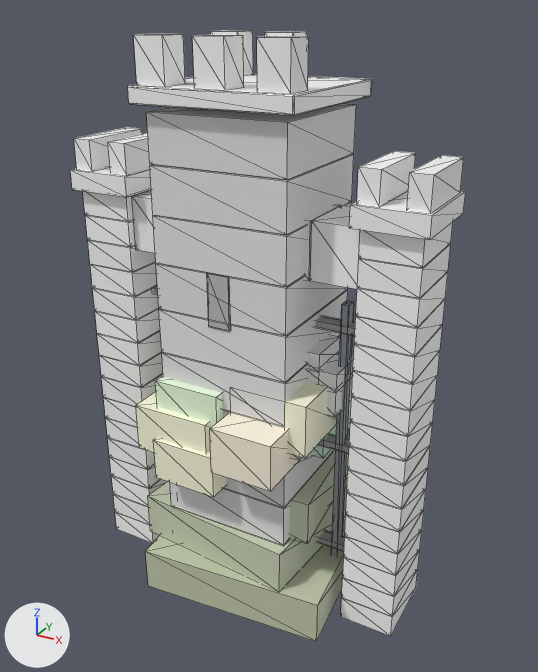
The glTF model public/assets/world/ruins-kit/sunlit-ruins-kit.glb: old version first, new version second.
Rendered twice from a camera (50 mm lens) standing at (5.66, -9.86, 9.6) and looking at (0.16, 0.12, 4.6). Arrows for +X, +Y and +Z are at lower left; the lights stay in place. The picture after the commit comes second. Mesh edges are drawn as thin lines. Vertices at exactly the same position are counted once.

Objects in the first picture: 'arch', 'distant_tower', 'king_gate', 'rock_terrace', 'tree'.
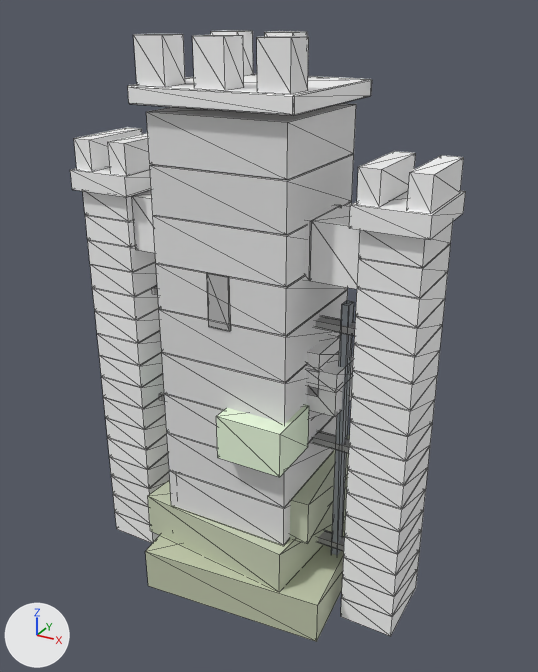
Pixel boxes (x1, y1, x2, y2) of what changed, in the pictures (538 x 672 px; the box of a moved part takes in the faces that stretch with it):
'tree', reshaped
    before: (136, 376, 351, 497)
    after: (216, 405, 309, 477)
part 1 of me_cube_166, moved or reshaped (not visible afterwards)
    before: (210, 413, 301, 491)
part 2 of me_cube_166, moved or reshaped (not visible afterwards)
    before: (231, 382, 337, 458)
part 3 of me_cube_166, moved or reshaped (not visible afterwards)
    before: (136, 392, 210, 453)
part 4 of me_cube_166, moved or reshaped (not visible afterwards)
    before: (155, 376, 223, 428)
part 5 of me_cube_166, moved or reshaped
    before: (153, 438, 226, 497)
    after: (216, 405, 309, 477)
part 6 of me_cube_166, moved or reshaped (not visible afterwards)
    before: (312, 401, 351, 458)
part 7 of me_cube_166, moved or reshaped (not visible afterwards)
    before: (290, 454, 302, 460)

Diff of the bpy script that builds the scene:
```diff
--- a/public/assets/world/ruins-kit/sunlit-ruins-kit.glb.py
+++ b/public/assets/world/ruins-kit/sunlit-ruins-kit.glb.py
@@ me_cube_166 @@
 # used by ob_tree; location = (0.0, 0.0, 0.0)
-me_cube_166.from_pydata(...)  # 120 vertices, 180 faces; spans x -1.81..1.48, y -1.68..1.65, z 0.0..4.32
+me_cube_166.from_pydata(...)  # 120 vertices, 180 faces; spans x -1.48..1.21, y -1.44..1.56, z 0.0..4.59
+# me_cube_166 part 1: the loose piece of 8 vertices spanning x 0.12..1.19, y -1.68..-0.41, z 2.96..3.75 is scaled about its middle by (1.22, 1.17, 1.1), then moved by (-0.2, 1.56, 0.46)
+# me_cube_166 part 2: the loose piece of 8 vertices spanning x 0.17..1.48, y -1.12..0.19, z 3.33..4.21 is scaled about its middle by (0.905, 1.06, 1.13), then moved by (-1.08, 1.15, -0.5)
+# me_cube_166 part 3: the loose piece of 8 vertices spanning x -1.49..-0.12, y -1.43..-0.33, z 2.78..3.6 is scaled about its middle by (0.821, 1.23, 0.978), then moved by (0.4, 0.78, 0.74)
+# me_cube_166 part 4: the loose piece of 8 vertices spanning x -1.16..0.01, y -1.3..-0.22, z 3.16..4.08 is scaled about its middle by (0.89, 1.36, 0.824), then moved by (-0.26, 0.77, -0.13)
+# me_cube_166 part 5: the loose piece of 8 vertices spanning x -1.11..0.04, y -1.51..-0.33, z 2.35..3.09 is scaled about its middle by (0.965, 0.834, 1.02), then moved by (1.19, -0.02, 0.73)
+# me_cube_166 part 6: the loose piece of 8 vertices spanning x 0.33..1.33, y -0.12..1.19, z 2.7..3.47 is scaled about its middle by (1.24, 0.886, 0.846), then moved by (-0.55, -0.6, 0.32)
+# me_cube_166 part 7: the loose piece of 8 vertices spanning x 0.22..1.35, y -1.06..0.1, z 3.2..4.05 is scaled about its middle by (0.74, 0.848, 1.05), then moved by (-1.61, 1.32, 0.5)
+# other edits to the shape of me_cube_166 do not show in these pictures
 me_cube_166.materials.append(mat_defaultmaterial_018)
```
